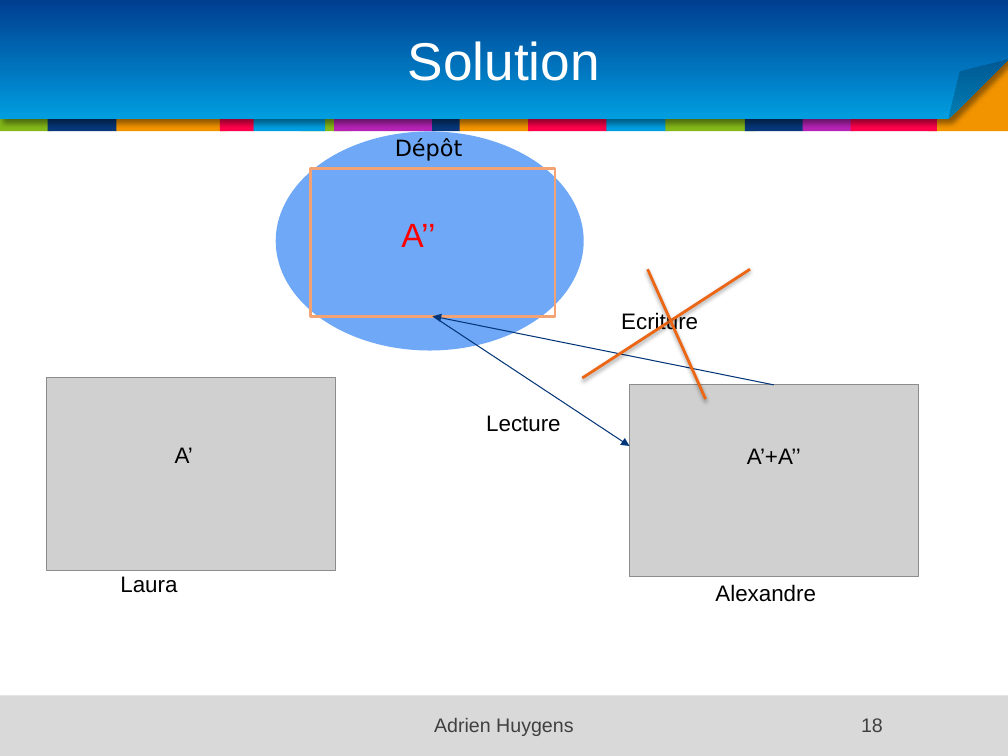
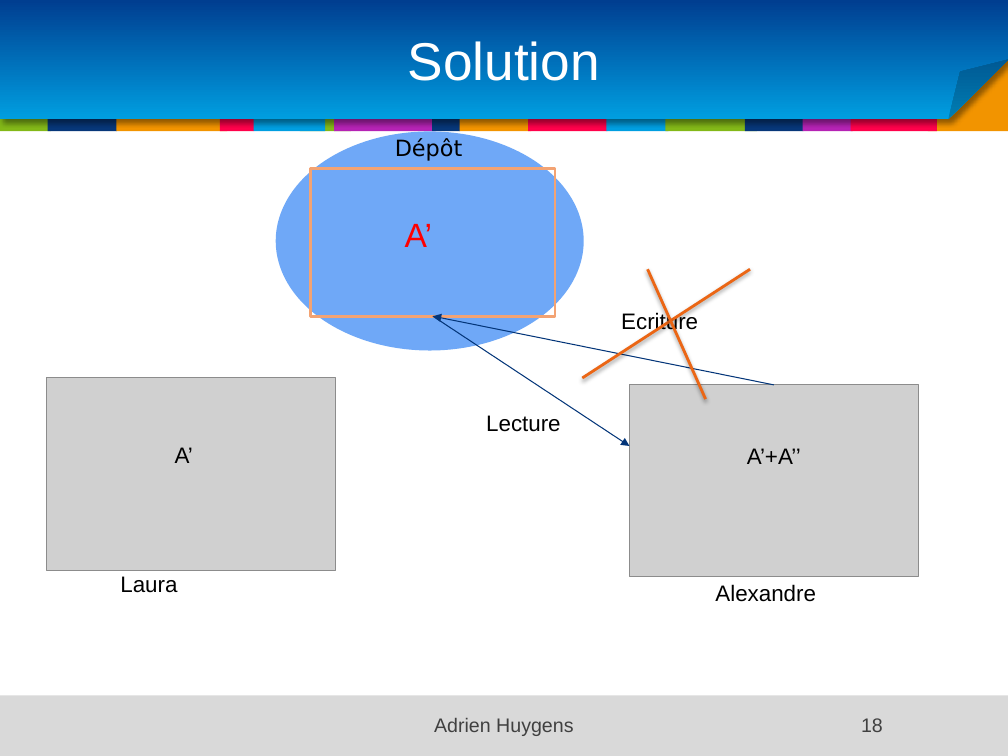
Before and after one commit to samouraii/CoursEntrepriseNumerique, a slide deck: slide 18 of Chapitre1.pptx. Drawn at 1008x756 pixels with LibreOffice and Linux fonts; fonts in the diff are those of the drawing; grey boxes stand for pictures; background and template pictures are left out. Boxes give left, top, right and bottom in pixels: in the first picture for what was removed or moved away, otherwise in the second. Text is boxed around its words. In the diff, an @@ line names an element or a change of style, - is before the commit and + after.

```diff
--- a/Chapitre1.pptx
+++ b/Chapitre1.pptx
@@ text at [405, 224, 432, 247]: text changed @@
-A’’
+A’
```
Also in this commit, not shown: 1 other slide changed.
